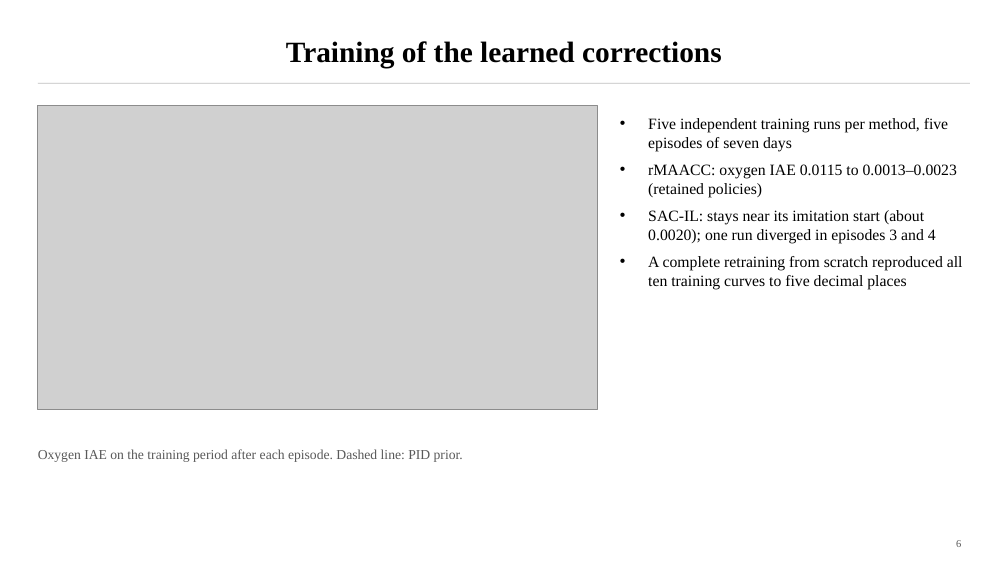
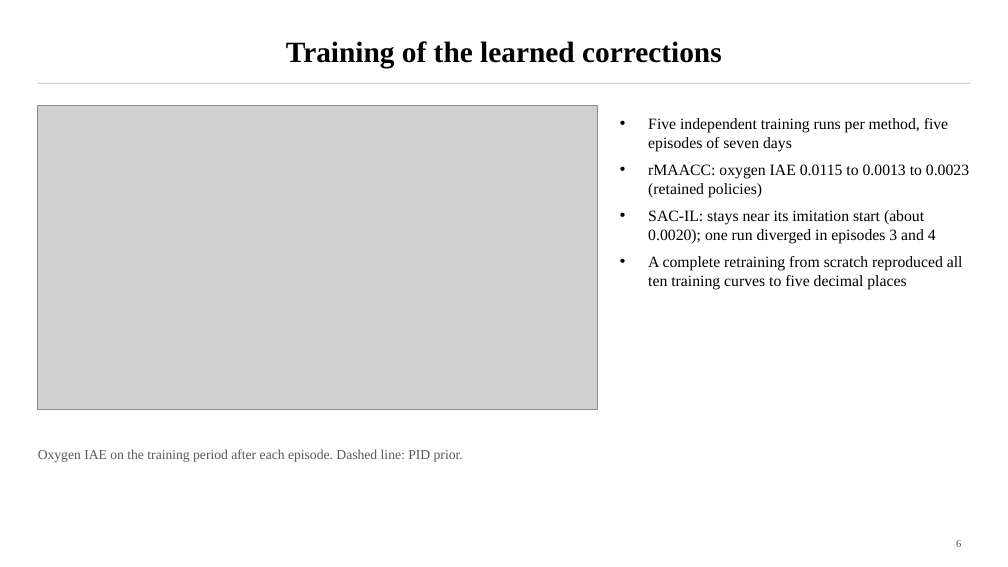
Before and after one commit to Amritha902/water_resource, a slide deck: slide 6 of docs/Paper1_Deck.pptx. Drawn at 1008x567 pixels with LibreOffice and Linux fonts; fonts in the diff are those of the drawing; grey boxes stand for pictures. Boxes give left, top, right and bottom in pixels: in the first picture for what was removed or moved away, otherwise in the second. Text is boxed around its words. In the diff, an @@ line names an element or a change of style, - is before the commit and + after.

```diff
--- a/docs/Paper1_Deck.pptx
+++ b/docs/Paper1_Deck.pptx
@@ text at (x1=648, y1=164, x2=969, y2=197): text changed @@
-• rMAACC: oxygen IAE 0.0115 to 0.0013–0.0023 (retained policies)
+• rMAACC: oxygen IAE 0.0115 to 0.0013 to 0.0023 (retained policies)
```
Also in this commit, not shown: 5 other slides changed, 19 other files.
